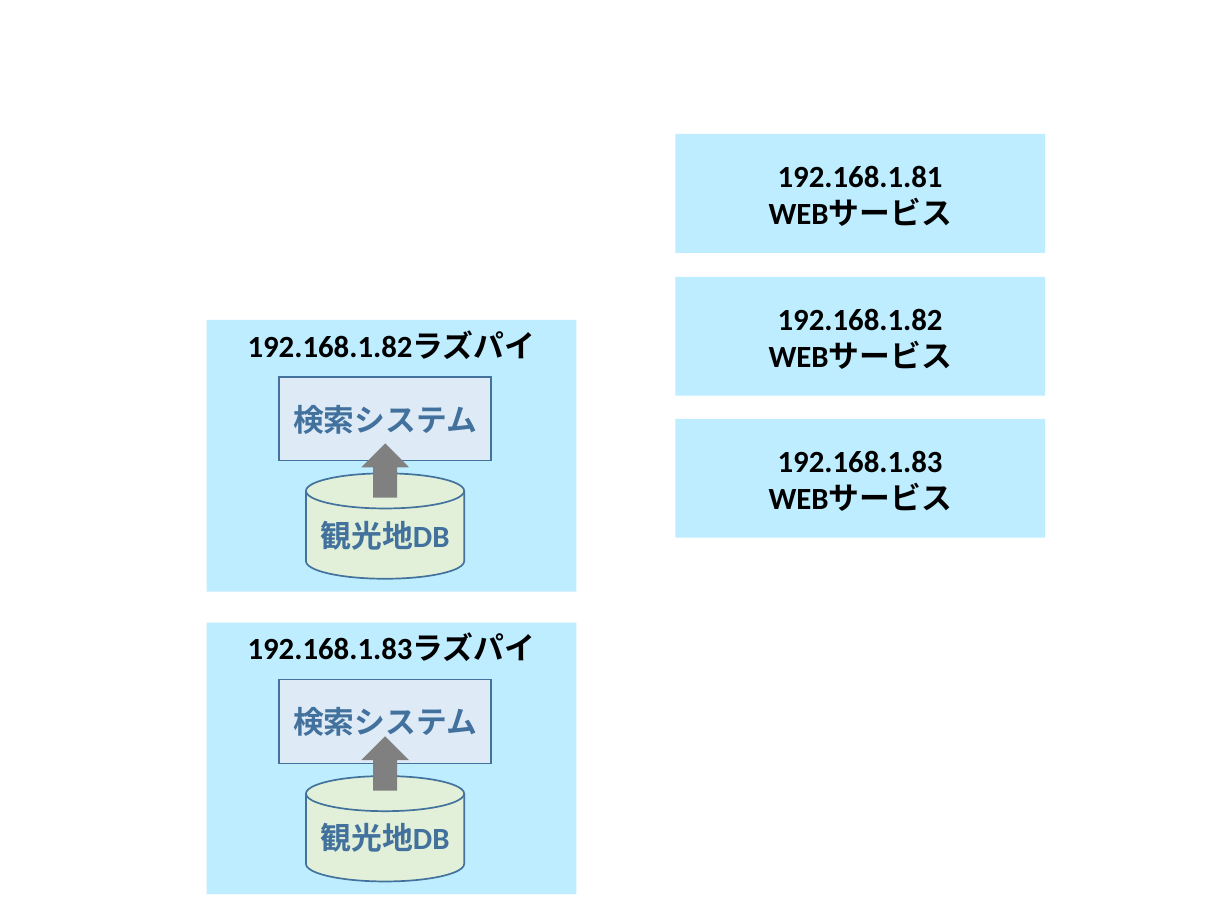
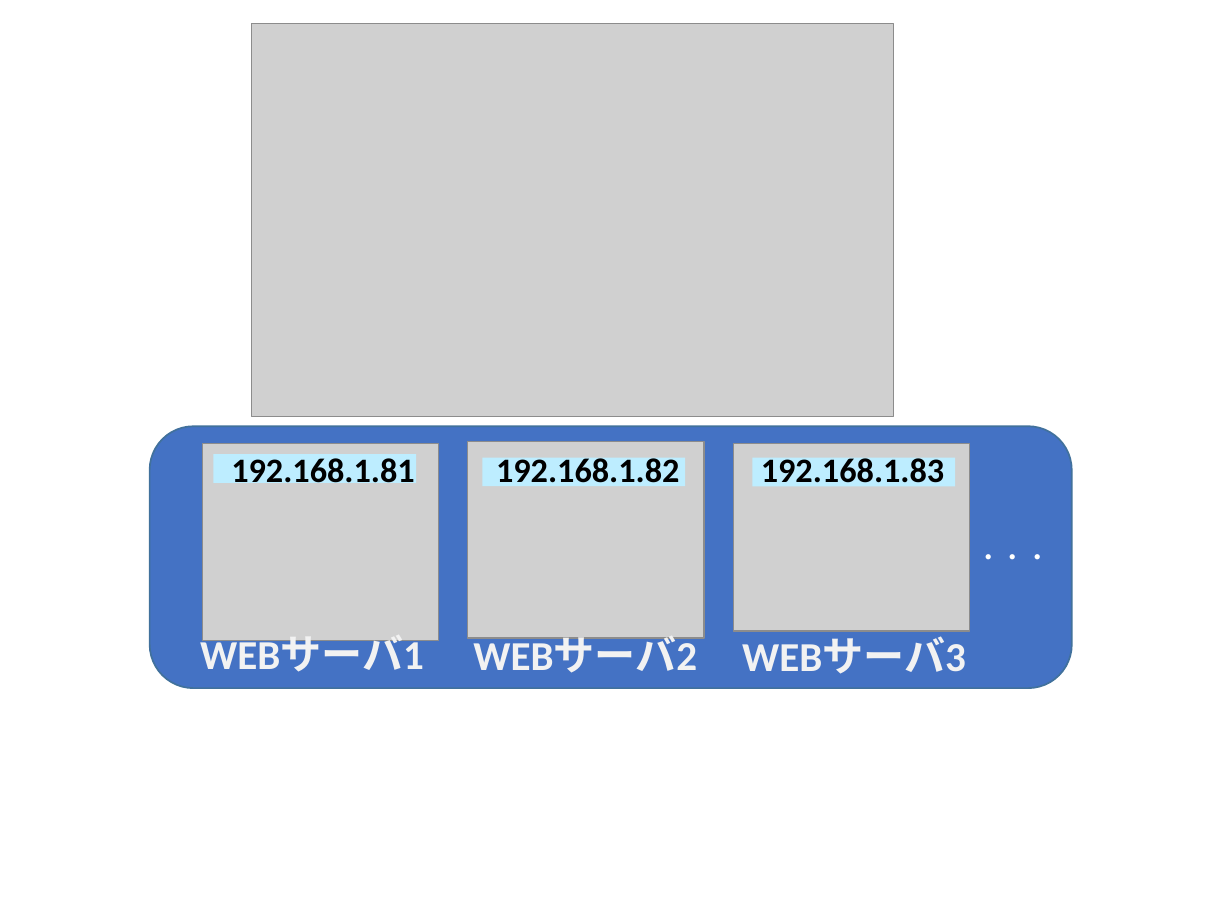
Before and after one commit to kait-takanolab/1821086_matsuo_thesis, a slide deck: slide 12 of meeting/1821086_matsuo_Chart.pptx (slide 10 before the commit). Drawn at 1232x924 pixels with LibreOffice and Linux fonts; fonts in the diff are those of the drawing; grey boxes stand for pictures. Boxes give left, top, right and bottom in pixels: in the first picture for what was removed or moved away, otherwise in the second. Text is boxed around its words. In the diff, an @@ line names an element or a change of style, - is before the commit and + after.

```diff
--- a/meeting/1821086_matsuo_Chart.pptx
+++ b/meeting/1821086_matsuo_Chart.pptx
@@ picture added at [251,23,893,416] @@
@@ rectangle removed at [675,134,1045,254] @@
-192.168.1.81
-WEBサービス
@@ text at [769,341,952,369]: paragraph removed @@
-WEBサービス
@@ rectangle removed at [280,377,492,461] @@
-検索システム
@@ rounded rectangle added at [150,426,1071,688], fill #4472C4, outline #41719C 1 pt @@
@@ picture added at [202,444,439,641] @@
@@ text "192.168.1.81": place and size @@
-text "192.168.1.81" at [207,320,577,591]
+text "192.168.1.81" at [231,458,414,483]
@@ text "192.168.1.81" at [231,458,414,483]: vertical alignment middle to top; fill #BDEDFF to none @@
@@ down arrow removed at [361,444,409,498] @@
@@ picture added at [468,442,705,638] @@
@@ text "192.168.1.82" at [496,458,679,483]: size 18 to 20 pt; alignment centre to left; vertical alignment middle to top; fill #BDEDFF to none @@
@@ text "192.168.1.82": place and size @@
-text "192.168.1.82" at [675,277,1045,397]
+text "192.168.1.82" at [496,458,679,483]
@@ picture added at [733,444,970,631] @@
@@ text "192.168.1.83": place and size @@
-text "192.168.1.83" at [675,419,1045,538]
+text "192.168.1.83" at [761,458,944,483]
@@ text "192.168.1.83" at [761,458,944,483]: size 18 to 20 pt; alignment centre to left; vertical alignment middle to top; fill #BDEDFF to none @@
@@ rectangle added at [213,455,416,483], fill #BDEDFF @@
@@ text at [231,458,414,483]: text changed; size 18 to 20 pt @@
-192.168.1.82ラズパイ
+192.168.1.81
@@ cylinder removed at [306,473,463,579] @@
-観光地DB
@@ rectangle added at [483,457,686,485], fill #BDEDFF @@
@@ rectangle added at [753,458,956,487], fill #BDEDFF @@
@@ text at [769,483,952,511]: paragraph removed @@
-WEBサービス
@@ text added at [972,554,1052,560], 12 pt, text #FFFFFF, bold @@
+・
+・
+・
@@ rectangle removed at [207,622,577,893] @@
-192.168.1.83ラズパイ
@@ text added at [200,636,424,672], 24 pt, text #F2F2F2, bold @@
+WEBサーバ1
@@ text added at [473,637,697,673], 24 pt, text #F2F2F2, bold @@
+WEBサーバ2
@@ text added at [742,638,966,674], 24 pt, text #F2F2F2, bold @@
+WEBサーバ3
@@ rectangle removed at [280,680,492,764] @@
-検索システム
@@ down arrow removed at [361,737,409,791] @@
@@ cylinder removed at [306,776,463,882] @@
-観光地DB
```
Also in this commit, not shown: 2 other slides changed, 2 slides added, 1 other file.
